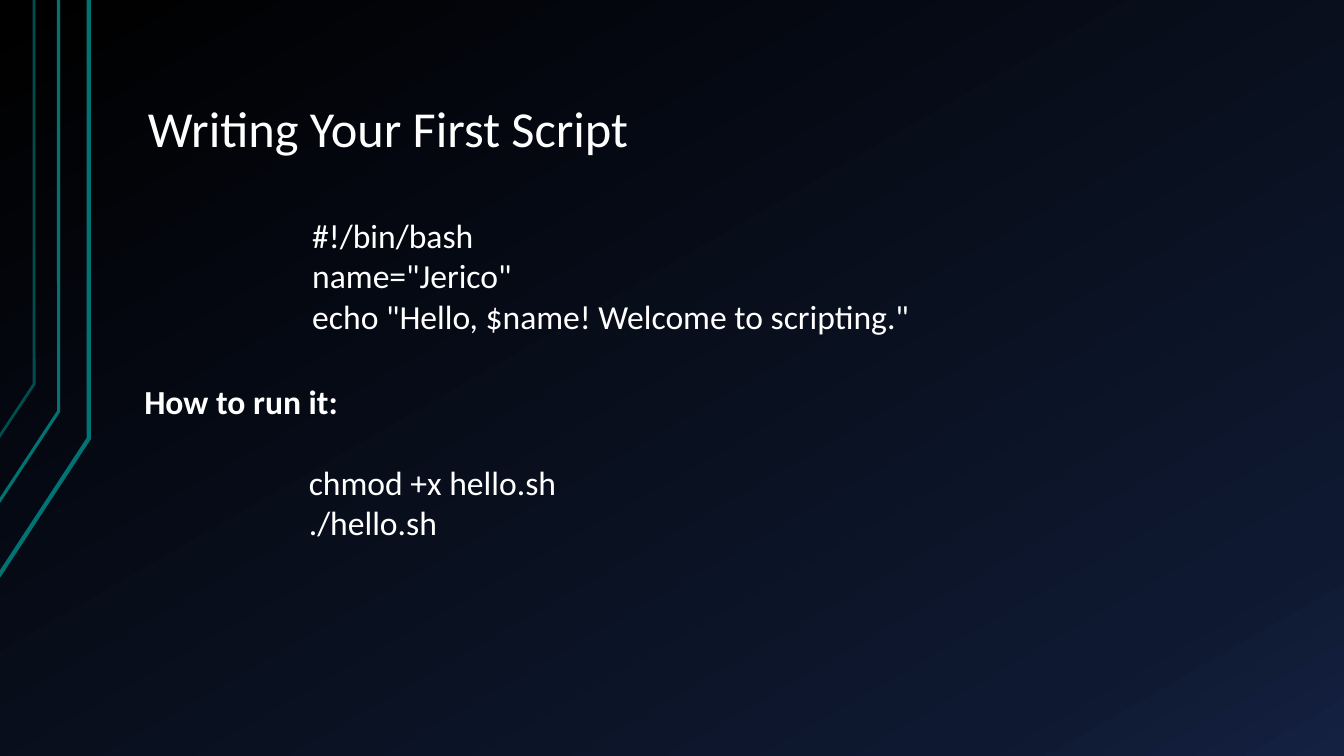
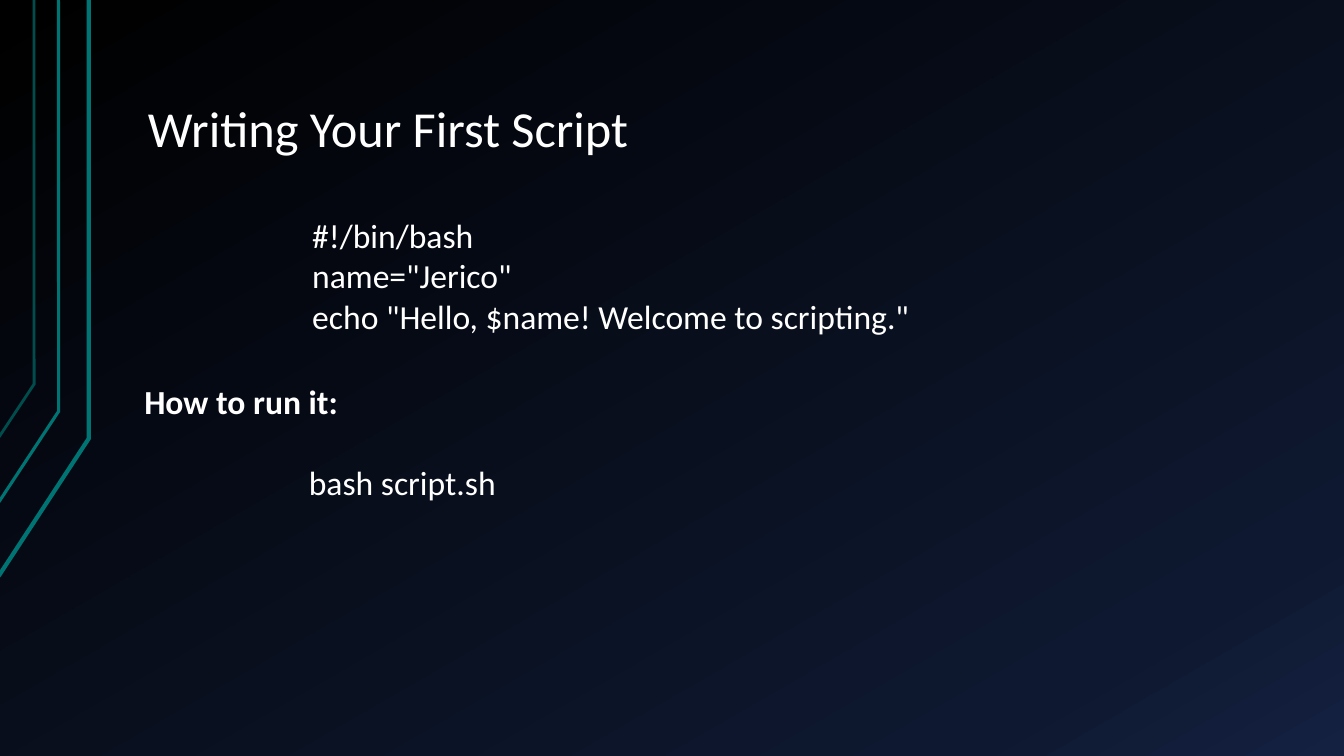
Before and after one commit to psuuc-jbgarcia/Object-Oriented-Programming-Lesson, a slide deck: slide 6 of Platform Technologies/Midterm/Week 4/Lecture/Chapter_4Shell Scripting.pptx. Drawn at 1344x756 pixels with LibreOffice and Linux fonts; fonts in the diff are those of the drawing. Boxes give left, top, right and bottom in pixels: in the first picture for what was removed or moved away, otherwise in the second. Text is boxed around its words. In the diff, an @@ line names an element or a change of style, - is before the commit and + after.

```diff
--- a/Platform Technologies/Midterm/Week 4/Lecture/Chapter_4Shell Scripting.pptx
+++ b/Platform Technologies/Midterm/Week 4/Lecture/Chapter_4Shell Scripting.pptx
@@ text at (x1=309, y1=471, x2=496, y2=501): text changed @@
-chmod +x hello.sh
-./hello.sh
+bash script.sh
```
Also in this commit, not shown: 3 other slides changed, 4 slides added, 1 slide removed, 17 other files.
